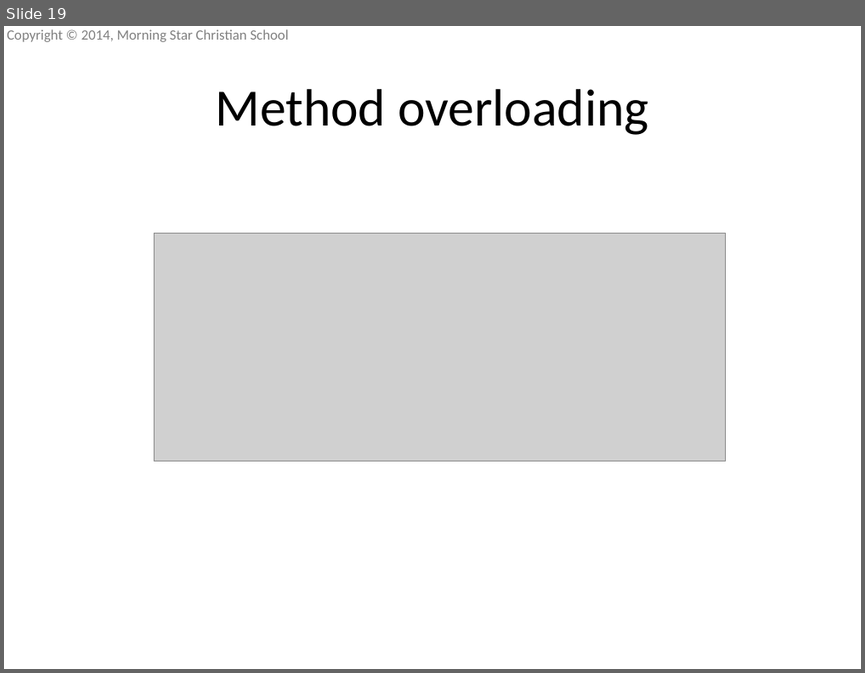
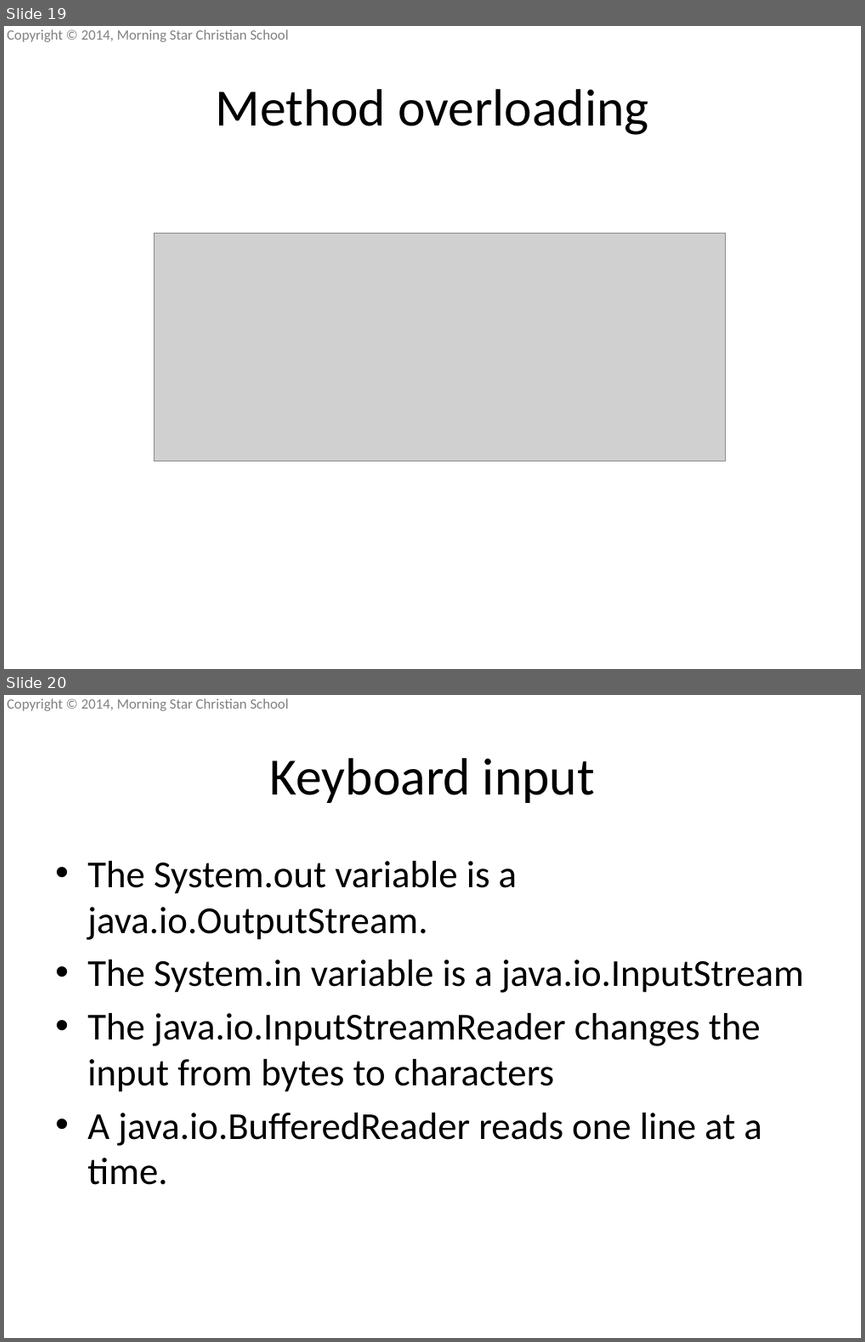
Before and after one commit to mscsbend/presentations, a slide deck: Lesson 5.pptx. Shown one above the other, each under a label of ours: slide 19 before the commit, slides 19 and 20 after it. The pictures are 865x673 and 865x1342 pixels, drawn with LibreOffice and Linux fonts; fonts in the diff are those of the drawing; grey boxes stand for pictures; background and template pictures are left out. Boxes give left, top, right and bottom in pixels: in the first picture for what was removed or moved away, otherwise in the second. Text is boxed around its words. In the diff, an @@ line names an element or a change of style, - is before the commit and + after.

```diff
--- a/Lesson 5.pptx
+++ b/Lesson 5.pptx
@@ slide 20 added at (4, 695, 861, 1338), background picture (left out); not listed: 1 template element that a slide beside it also shows @@
@@ title added at (270, 758, 595, 803), 44 pt, text #000000 @@
+Keyboard input
@@ text added at (87, 861, 804, 1185), 32 pt, text #000000 @@
+• The System.out variable is a java.io.OutputStream.
+• The System.in variable is a java.io.InputStream
+• The java.io.InputStreamReader changes the input from bytes to characters
+• A java.io.BufferedReader reads one line at a time.
```
Also in this commit, not shown: 1 slide changed, 7 other slides added.
